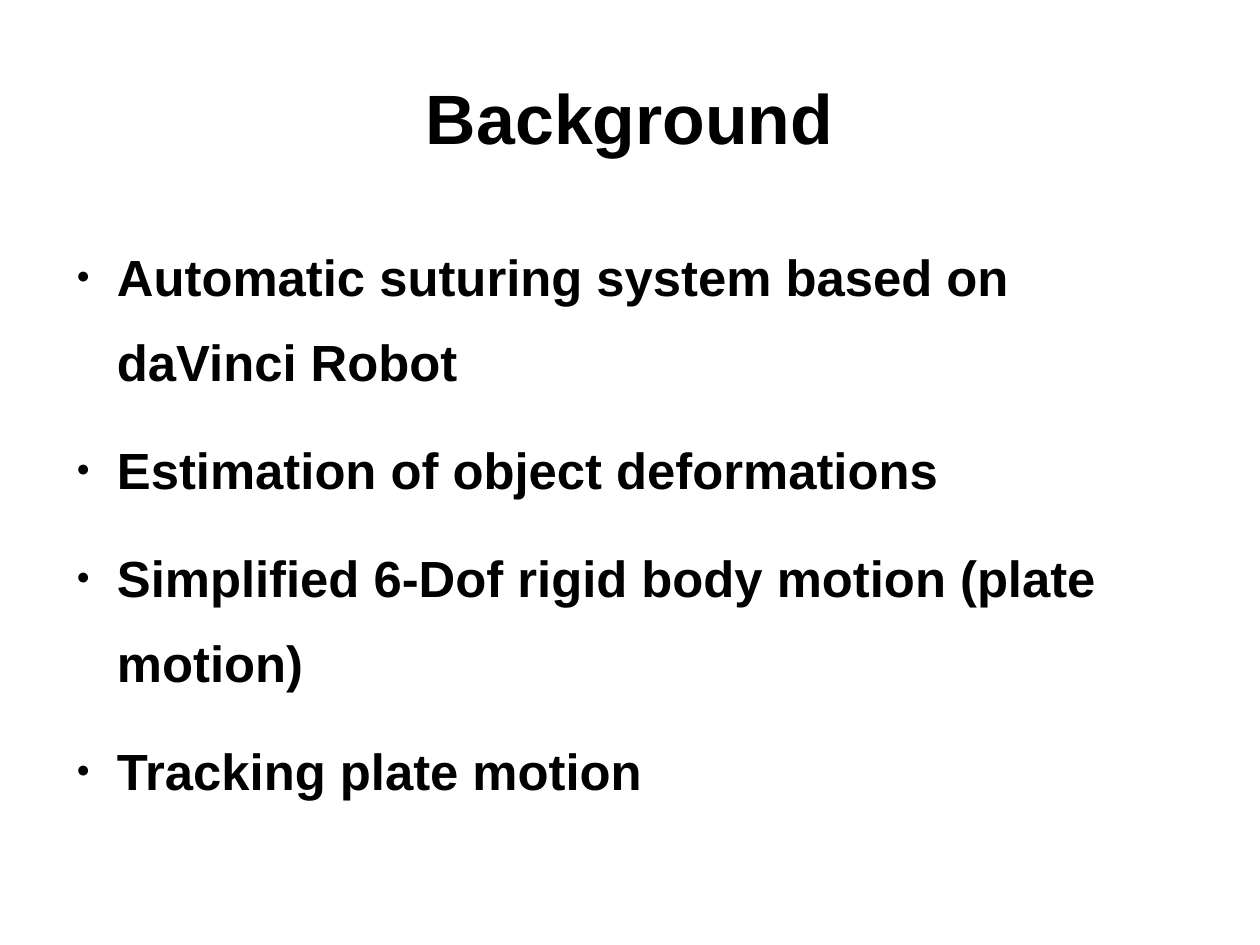
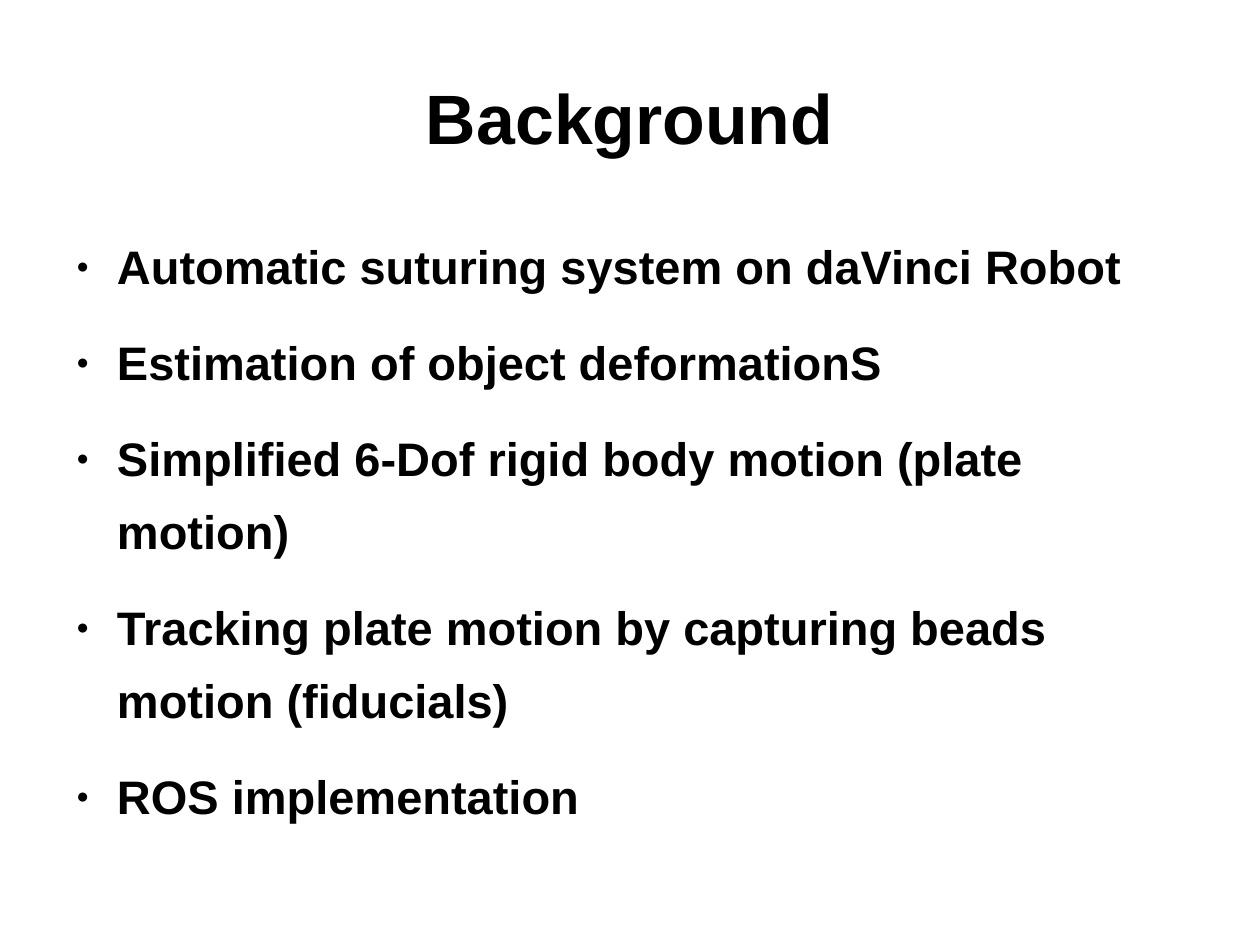
Before and after one commit to lusu8892/EECS_499_P1, a slide deck: slide 4 of EECS_499_P1.odp. Drawn at 1260x945 pixels with LibreOffice and Linux fonts; fonts in the diff are those of the drawing. Boxes give left, top, right and bottom in pixels: in the first picture for what was removed or moved away, otherwise in the second. Text is boxed around its words. In the diff, an @@ line names an element or a change of style, - is before the commit and + after.

```diff
--- a/EECS_499_P1.odp
+++ b/EECS_499_P1.odp
@@ text at (x1=117, y1=250, x2=1121, y2=389): text changed; size 32 to 29.6 pt @@
-● Automatic suturing system based on daVinci Robot
-● Estimation of object deformations
+● Automatic suturing system on daVinci Robot
+● Estimation of object deformationS
@@ text at (x1=117, y1=442, x2=1022, y2=558): size 32 to 29.6 pt in "Simplified 6-Dof rigid body motion (plate motion)"; line spacing 1.4 to 1.3 @@
@@ text at (x1=117, y1=611, x2=1046, y2=727): text changed; size 32 to 29.6 pt @@
-● Tracking plate motion
+● Tracking plate motion by capturing beads motion (fiducials)
+● ROS implementation
```
Also in this commit, not shown: 3 other slides changed, 1 slide added, 7 other files.
